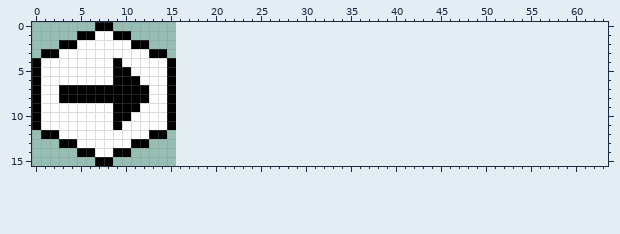
Pixel-art file, stored at images/ProjectCubes/buttons.aseprite. Above: the version before the commit.
16x16 pixels, 1 frame. The old version is drawn lined up with the new one, on the new canvas.
After:
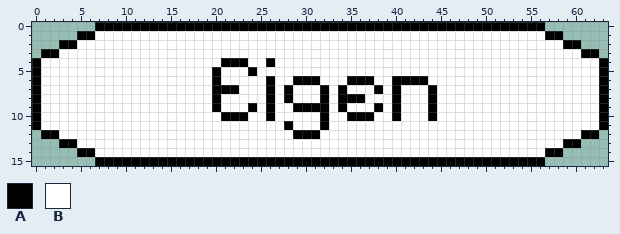
Palette (. is transparent): A #000000  B #ffffff
The exact change:
canvas 16x16 -> 64x16
@@ x 0..63 @@
- 0 .......AA.......................................................
- 1 .....AABBAA.....................................................
- 2 ...AABBBBBBAA...................................................
- 3 .AABBBBBBBBBBAA.................................................
- 4 ABBBBBBBBABBBBBA................................................
- 5 ABBBBBBBBAABBBBA................................................
- 6 ABBBBBBBBAAABBBA................................................
- 7 ABBAAAAAAAAAABBA................................................
- 8 ABBAAAAAAAAAABBA................................................
- 9 ABBBBBBBBAAABBBA................................................
-10 ABBBBBBBBAABBBBA................................................
-11 ABBBBBBBBABBBBBA................................................
-12 .AABBBBBBBBBBAA.................................................
-13 ...AABBBBBBAA...................................................
-14 .....AABBAA.....................................................
-15 .......AA.......................................................
+ 0 .......AAAAAAAAAAAAAAAAAAAAAAAAAAAAAAAAAAAAAAAAAAAAAAAAAA.......
+ 1 .....AABBBBBBBBBBBBBBBBBBBBBBBBBBBBBBBBBBBBBBBBBBBBBBBBBBAA.....
+ 2 ...AABBBBBBBBBBBBBBBBBBBBBBBBBBBBBBBBBBBBBBBBBBBBBBBBBBBBBBAA...
+ 3 .AABBBBBBBBBBBBBBBBBBBBBBBBBBBBBBBBBBBBBBBBBBBBBBBBBBBBBBBBBBAA.
+ 4 ABBBBBBBBBBBBBBBBBBBBAAABBABBBBBBBBBBBBBBBBBBBBBBBBBBBBBBBBBBBBA
+ 5 ABBBBBBBBBBBBBBBBBBBABBBABBBBBBBBBBBBBBBBBBBBBBBBBBBBBBBBBBBBBBA
+ 6 ABBBBBBBBBBBBBBBBBBBABBBBBABBAAABBBAAABBAAAABBBBBBBBBBBBBBBBBBBA
+ 7 ABBBBBBBBBBBBBBBBBBBAAABBBABABBBABABBBABABBBABBBBBBBBBBBBBBBBBBA
+ 8 ABBBBBBBBBBBBBBBBBBBABBBBBABABBBABAAABBBABBBABBBBBBBBBBBBBBBBBBA
+ 9 ABBBBBBBBBBBBBBBBBBBABBBABABBAAAABABBBABABBBABBBBBBBBBBBBBBBBBBA
+10 ABBBBBBBBBBBBBBBBBBBBAAABBABBBBBABBAAABBABBBABBBBBBBBBBBBBBBBBBA
+11 ABBBBBBBBBBBBBBBBBBBBBBBBBBBABBBABBBBBBBBBBBBBBBBBBBBBBBBBBBBBBA
+12 .AABBBBBBBBBBBBBBBBBBBBBBBBBBAAABBBBBBBBBBBBBBBBBBBBBBBBBBBBBAA.
+13 ...AABBBBBBBBBBBBBBBBBBBBBBBBBBBBBBBBBBBBBBBBBBBBBBBBBBBBBBAA...
+14 .....AABBBBBBBBBBBBBBBBBBBBBBBBBBBBBBBBBBBBBBBBBBBBBBBBBBAA.....
+15 .......AAAAAAAAAAAAAAAAAAAAAAAAAAAAAAAAAAAAAAAAAAAAAAAAAA.......
